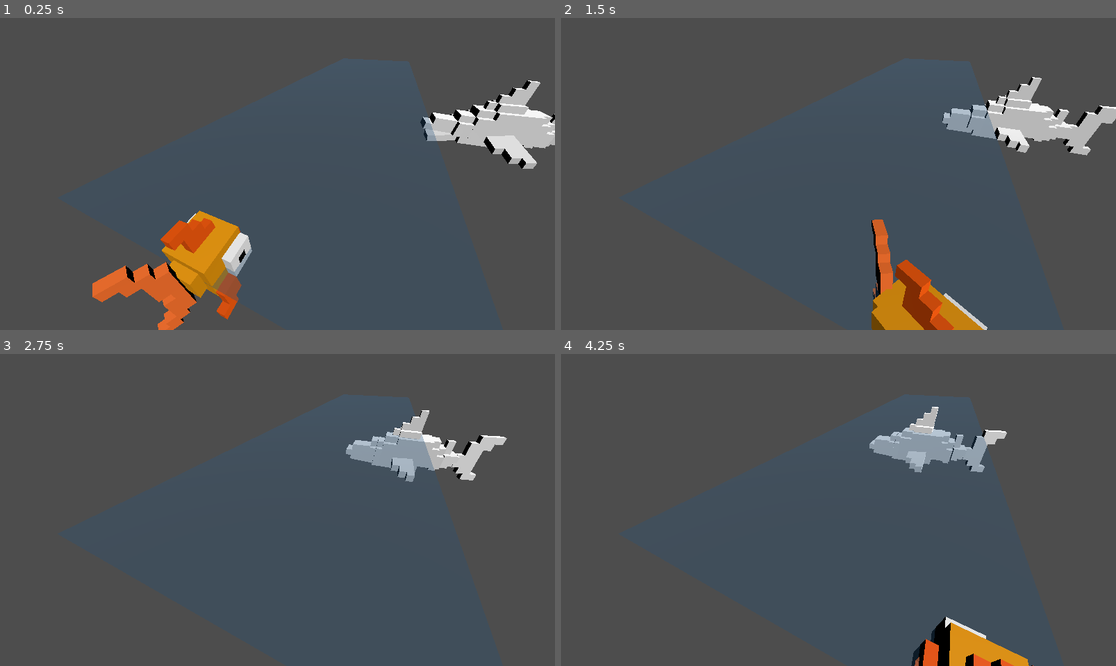
Above: before the commit, frames 1-4 (two rows, left to right).
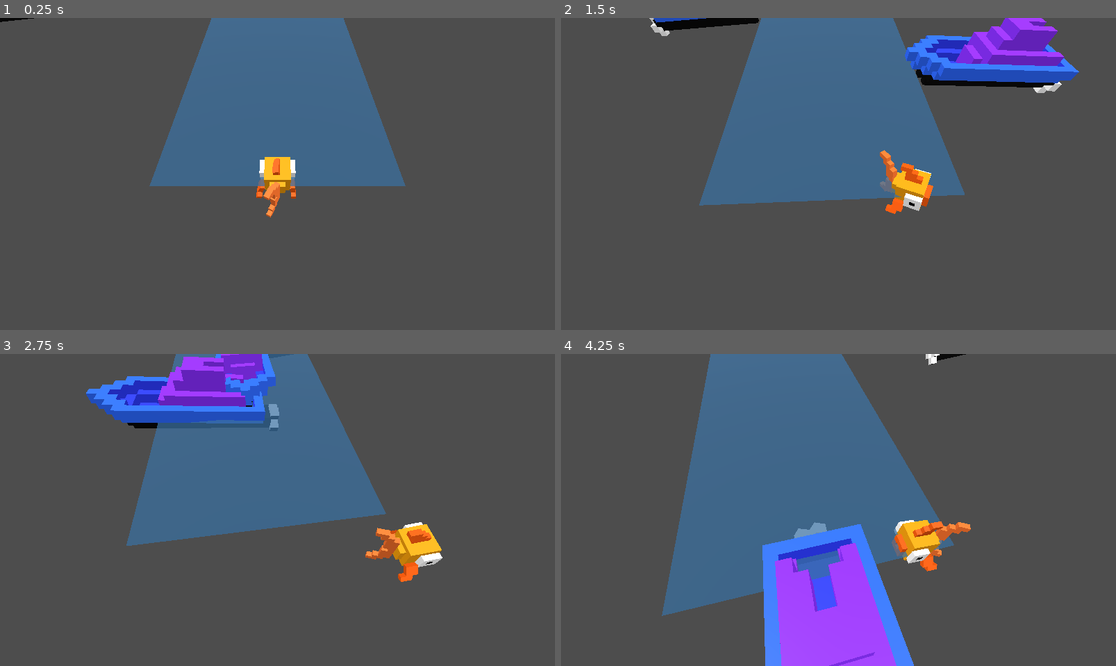
Above: after the commit, the same moments.

Repository: patator62180/FishFest
Game: Godot game, scene res://scenes/game/game.tscn
The game is run twice, just before and just after one commit, with the same random seed, the same clock (stepped at 60 frames per second) and the same inputs.
Inputs:
- Up to frame 1 (0.25 s): no input
- Up to frame 2 (1.5 s): hold Right (ui_right) 0.53-1.28 s; hold Down (ui_down) from 1.28 s (still down)
- Up to frame 3 (2.75 s): release Down (ui_down) at 2.03 s; hold Right (ui_right) from 2.03 s (still down)
- Up to frame 4 (4.25 s): release Right (ui_right) at 2.78 s; hold Up (ui_up) 2.78-3.53 s; hold Left (ui_left) from 3.53 s (still down)

The runs differ from the first frame. In frame 1, 28% of the frame differs, in the area x 0-100%, y 0-100%; in frame 2, 33%; in frame 3, 26%; in frame 4, 39%, in the area x 18-86%, y 0-100%.

Commit message:
level 1 advanced + movement of obstacles

Diff:
--- a/scenes/boat/boat.tscn
+++ b/scenes/boat/boat.tscn
@@ -114,15 +114,16 @@
 }
 
 [node name="Boat" instance=ExtResource("1_58m1d")]
-transform = Transform3D(1, 0, 0, 0, 0.995913, -0.0903197, 0, 0.0903197, 0.995913, 0, 0, 0)
+transform = Transform3D(1, 0, 0, 0, 0.995913, -0.0903198, 0, 0.0903198, 0.995913, 0, 0, 0)
 
 [node name="Boat" parent="." index="0"]
-transform = Transform3D(1, 0, 0, 0, -4.37114e-08, -1, 0, 1, -4.37114e-08, 0.12, 0.108, -7.45058e-09)
+transform = Transform3D(1, 0, 0, 0, -3.61999e-06, -1, 0, 1, -3.61999e-06, 0.12, 0.108, -7.45058e-09)
 
 [node name="Propeller" parent="." index="1"]
-transform = Transform3D(-2.18557e-08, -0.5, 0, 0.5, -2.18557e-08, 0, 0, 0, 0.5, 0.120007, -0.466993, 2.8345)
+transform = Transform3D(-1.81e-06, -0.5, 0, 0.5, -1.81e-06, 0, 0, 0, 0.5, 0.120007, -0.466993, 2.8345)
 
 [node name="AnimationPlayer" type="AnimationPlayer" parent="." index="2"]
 libraries = {
 "": SubResource("AnimationLibrary_s6i7b")
 }
+autoplay = "moving"
--- /dev/null
+++ b/scenes/camera/camera_parent.gd
@@ -0,0 +1,35 @@
+extends Node3D
+
+@export var camera: Camera3D
+@export var player: Player
+@export var dummy_look_at: Node3D
+
+@export var camera_speed: float
+@export var catchup_speed: float
+
+@export var dummy_dampening: float
+@export var dummy_speed: float
+
+var target_z: float
+var highest_player_z: float
+
+# Called when the node enters the scene tree for the first time.
+func _ready():
+    pass # Replace with function body.
+
+
+# Called every frame. 'delta' is the elapsed time since the previous frame.
+func _process(delta):
+    highest_player_z = min(highest_player_z, player.position.z)
+
+    target_z = target_z - delta * camera_speed
+
+    if highest_player_z < target_z:
+        target_z = lerp(target_z, highest_player_z, catchup_speed)
+
+    var average = (target_z + player.position.z) / 2
+
+    position.z = lerp(position.z, average, catchup_speed)
+
+    dummy_look_at.global_position.x = lerp(dummy_look_at.global_position.x, player.global_position.x * dummy_dampening, dummy_speed)
+    camera.look_at(dummy_look_at.global_position, Vector3.UP)
--- /dev/null
+++ b/scenes/camera/camera_parent.tscn
@@ -0,0 +1,8 @@
+[gd_scene format=3 uid="uid://cj3s5sudjjbdv"]
+
+[node name="CameraParent" type="Node3D"]
+
+[node name="Camera3D" type="Camera3D" parent="."]
+transform = Transform3D(1, 0, 0, 0, 0.642788, 0.766044, 0, -0.766044, 0.642788, 0, 7.5, 5)
+current = true
+fov = 70.0
--- a/scenes/game/game.tscn
+++ b/scenes/game/game.tscn
@@ -1,31 +1,83 @@
-[gd_scene load_steps=4 format=3 uid="uid://cpywa3bj60gk2"]
+[gd_scene load_steps=8 format=3 uid="uid://cpywa3bj60gk2"]
 
+[ext_resource type="PackedScene" uid="uid://cj3s5sudjjbdv" path="res://scenes/camera/camera_parent.tscn" id="1_055aq"]
 [ext_resource type="PackedScene" uid="uid://w5mymv1kldc1" path="res://scenes/player/player.tscn" id="1_siy02"]
 [ext_resource type="PackedScene" uid="uid://db8vs710eb7mq" path="res://scenes/levels/level1.tscn" id="2_fu777"]
+[ext_resource type="Script" path="res://scenes/camera/camera_parent.gd" id="2_q0fbw"]
 [ext_resource type="PackedScene" uid="uid://v6vv253i73fu" path="res://scenes/obstacles/shark_obstacle.tscn" id="3_4yqm6"]
+[ext_resource type="PackedScene" uid="uid://cqsivhg1nmyks" path="res://scenes/obstacles/boat_obstacle.tscn" id="4_l0lxb"]
+
+[sub_resource type="BoxMesh" id="BoxMesh_0n036"]
 
 [node name="Game" type="Node3D"]
 
-[node name="Camera3D" type="Camera3D" parent="."]
-transform = Transform3D(0.898794, -0.251439, 0.359093, 0, 0.819152, 0.573576, -0.438371, -0.515527, 0.736249, 2.37789, 3.79014, 1.63531)
-current = true
+[node name="CameraParent" parent="." node_paths=PackedStringArray("camera", "player", "dummy_look_at") instance=ExtResource("1_055aq")]
+script = ExtResource("2_q0fbw")
+camera = NodePath("Camera3D")
+player = NodePath("../Player")
+dummy_look_at = NodePath("DummyLookAt")
+camera_speed = 1.0
+catchup_speed = 0.1
+dummy_dampening = 0.3
+dummy_speed = 0.01
+
+[node name="Camera3D" parent="CameraParent" index="0"]
+size = 17.442
+
+[node name="DummyLookAt" type="Node3D" parent="CameraParent"]
+
+[node name="MeshInstance3D" type="MeshInstance3D" parent="CameraParent/DummyLookAt"]
+visible = false
+mesh = SubResource("BoxMesh_0n036")
 
 [node name="Player" parent="." instance=ExtResource("1_siy02")]
+
+[node name="Fish" parent="Player/FishParent" index="0"]
+transform = Transform3D(1, 0, 0, 0, 1, 0, 0, 0, 1, 0, 0, 0)
 
 [node name="DirectionalLight3D" type="DirectionalLight3D" parent="."]
 transform = Transform3D(0.234871, 0.813427, 0.532139, -0.632112, -0.28807, 0.71934, 0.738424, -0.505324, 0.446518, 0, 0, 0)
 
+[node name="DirectionalLight3D2" type="DirectionalLight3D" parent="."]
+transform = Transform3D(-0.661004, -0.283975, -0.694573, -0.632112, -0.28807, 0.71934, -0.404361, 0.914535, 0.0109115, 0, 0, 0)
+
 [node name="Level1" parent="." instance=ExtResource("2_fu777")]
 
 [node name="SharkObstacle" parent="." instance=ExtResource("3_4yqm6")]
-transform = Transform3D(2, 0, 0, 0, 2, 0, 0, 0, 2, 10, 0, -15)
+transform = Transform3D(1.5, 0, 0, 0, 1.5, 0, 0, 0, 1.5, 10, 0, -30)
 
 [node name="lower_back" parent="SharkObstacle/SharkParent/Shark2/Shark/body" index="1"]
-transform = Transform3D(0.999999, 0.00136136, 0, -0.00136136, 0.999999, 0, 0, 0, 1, 1.5, -8, -2.5)
+transform = Transform3D(0.999998, 0.00136136, 0, -0.00136136, 0.999998, 0, 0, 0, 1, 1.5, -8, -2.5)
 
 [node name="neck" parent="SharkObstacle/SharkParent/Shark2/Shark/body" index="2"]
 transform = Transform3D(1, 0, 0, 0, 1, 0, 0, 0, 1, 1.5, 1, -2)
 
+[node name="BoatObstacle" parent="." instance=ExtResource("4_l0lxb")]
+transform = Transform3D(2, 0, 0, 0, 2, 0, 0, 0, 2, 0, 0, -8)
+targets = Array[Vector3]([Vector3(25, 0, 0), Vector3(-50, 0, 0)])
+movement_speed = 0.1
+rotation_duration = 1.0
+
+[node name="BoatObstacle3" parent="." instance=ExtResource("4_l0lxb")]
+transform = Transform3D(2, 0, 0, 0, 2, 0, 0, 0, 2, 0, 0, -26)
+targets = Array[Vector3]([Vector3(25, 0, 0), Vector3(-50, 0, 0)])
+movement_speed = 0.1
+rotation_duration = 1.0
+
+[node name="BoatObstacle4" parent="." instance=ExtResource("4_l0lxb")]
+transform = Transform3D(2, 0, 0, 0, 2, 0, 0, 0, 2, 0, 0, -17)
+targets = Array[Vector3]([Vector3(-25, 0, 0), Vector3(50, 0, 0)])
+movement_speed = 0.1
+rotation_duration = 1.0
+
+[node name="BoatObstacle2" parent="." instance=ExtResource("4_l0lxb")]
+transform = Transform3D(2, 0, 0, 0, 2, 0, 0, 0, 2, 0, 0, -40)
+movement_type = 2
+targets = Array[Vector3]([Vector3(0, 0, 100)])
+movement_speed = 0.1
+rotation_duration = 1.0
+
+[editable path="CameraParent"]
 [editable path="Player"]
 [editable path="SharkObstacle"]
 [editable path="SharkObstacle/SharkParent/Shark2"]
--- a/scenes/levels/level1.tscn
+++ b/scenes/levels/level1.tscn
@@ -2,7 +2,7 @@
 
 [sub_resource type="StandardMaterial3D" id="StandardMaterial3D_iqc20"]
 transparency = 1
-albedo_color = Color(0.137255, 0.345098, 0.517647, 0.337255)
+albedo_color = Color(0.137255, 0.345098, 0.517647, 0.721569)
 
 [sub_resource type="PlaneMesh" id="PlaneMesh_1udkp"]
 material = SubResource("StandardMaterial3D_iqc20")
--- /dev/null
+++ b/scenes/obstacles/boat_obstacle.tscn
@@ -0,0 +1,30 @@
+[gd_scene load_steps=4 format=3 uid="uid://cqsivhg1nmyks"]
+
+[ext_resource type="PackedScene" uid="uid://dtviv0aa1x2t" path="res://scenes/boat/boat.tscn" id="1_6rhpd"]
+[ext_resource type="Script" path="res://scenes/obstacles/moving_obstacle.gd" id="1_ai88f"]
+
+[sub_resource type="BoxShape3D" id="BoxShape3D_65ewo"]
+size = Vector3(1.79, 2.14, 4.19)
+
+[node name="BoatObstacle" type="Node3D"]
+transform = Transform3D(2, 0, 0, 0, 2, 0, 0, 0, 2, 0, 0, 0)
+script = ExtResource("1_ai88f")
+movement_type = 1
+targets = Array[Vector3]([Vector3(0, 0, 0), Vector3(-10, 0, 0)])
+movement_speed = 1.0
+
+[node name="BoatParent" type="Node3D" parent="."]
+transform = Transform3D(-1, 0, -8.74228e-08, 0, 1, 0, 8.74228e-08, 0, -1, 0.124123, 0.194655, 0.891492)
+
+[node name="Boat" parent="BoatParent" instance=ExtResource("1_6rhpd")]
+transform = Transform3D(1, 0, 0, 0, 0.995913, -0.0903197, 0, 0.0903197, 0.995913, 0, 0, 0)
+
+[node name="Area3D" type="Area3D" parent="BoatParent"]
+
+[node name="CollisionShape3D" type="CollisionShape3D" parent="BoatParent/Area3D"]
+transform = Transform3D(1, 0, 0, 0, 1, 0, 0, 0, 1, 0.115, 0, 0.261)
+shape = SubResource("BoxShape3D_65ewo")
+metadata/_edit_group_ = true
+metadata/_edit_lock_ = true
+
+[connection signal="area_entered" from="BoatParent/Area3D" to="." method="_on_area_3d_area_entered"]
--- a/scenes/obstacles/moving_obstacle.gd
+++ b/scenes/obstacles/moving_obstacle.gd
@@ -10,7 +10,9 @@
 @export var wait_duration: float
 @export var rotation_duration: float
 
-enum MovementType { BackAndForth }
+@export var kill_switch: bool
+
+enum MovementType { BackAndForth, OneWay, OnceAndGone }
 
 var movement_duration: float
 var movement_timer: float
@@ -22,7 +24,6 @@
 var rotation_start: float
 var rotation_target: float
 var rotation_timer:float
-
 
 var target_index: int
 var movement_started: bool
@@ -65,7 +66,7 @@
                 target_end = targets[target_index]
 
                 rotation_start = rotation.y
-                rotation_target = Vector2(target_end.x - target_start.x, target_start.z - target_end.z).rotated(deg_to_rad(90)).angle()
+                rotation_target = get_rotation_for_segment()
 
                 if movement_started:
                     wait_timer = 0
@@ -74,6 +75,43 @@
                     movement_started = true
                     rotation.y = rotation_target
 
-                movement_duration = movement_speed * (target_start - target_end).length()
+                refresh_movement_duration()
             else:
                 position = lerp(target_start, target_end, movement_timer / movement_duration)
+
+        MovementType.OneWay:
+            if !movement_started:
+                target_start = targets[0]
+                target_end = targets[1]
+                refresh_movement_duration()
+                rotation.y = get_rotation_for_segment()
+                movement_started = true
+
+            movement_timer = min(movement_timer + delta, movement_duration)
+            position = lerp(target_start, target_end, movement_timer / movement_duration)
+
+            if movement_timer == movement_duration:
+                movement_timer = 0
+
+        MovementType.OnceAndGone:
+            if !movement_started:
+                target_start = position
+                target_end = targets[0]
+                refresh_movement_duration()
+                rotation.y = get_rotation_for_segment()
+                movement_started = true
+
+            movement_timer = min(movement_timer + delta, movement_duration)
+            position = lerp(target_start, target_end, movement_timer / movement_duration)
+
+            if movement_timer == movement_duration:
+                queue_free()
+
+func refresh_movement_duration():
+    movement_duration = movement_speed * (target_start - target_end).length()
+
+func get_rotation_for_segment():
+    return Vector2(target_end.x - target_start.x, target_start.z - target_end.z).rotated(deg_to_rad(90)).angle()
+
+func _on_area_3d_area_entered(area):
+    print(area)
--- a/scenes/obstacles/shark_obstacle.tscn
+++ b/scenes/obstacles/shark_obstacle.tscn
@@ -4,7 +4,7 @@
 [ext_resource type="Script" path="res://scenes/obstacles/moving_obstacle.gd" id="1_vfxhy"]
 
 [node name="SharkObstacle" type="Node3D"]
-transform = Transform3D(2, 0, 0, 0, 2, 0, 0, 0, 2, 0, 0, 0)
+transform = Transform3D(1.5, 0, 0, 0, 1.5, 0, 0, 0, 1.5, 0, 0, 0)
 script = ExtResource("1_vfxhy")
 targets = Array[Vector3]([Vector3(-20, 0, 0), Vector3(0, 0, 4), Vector3(20, 0, 0), Vector3(0, 0, -4)])
 movement_speed = 0.5
--- a/scenes/player/player.gd
+++ b/scenes/player/player.gd
@@ -1,4 +1,6 @@
 extends Node3D
+
+class_name Player
 
 @export var fish: Fish
 
